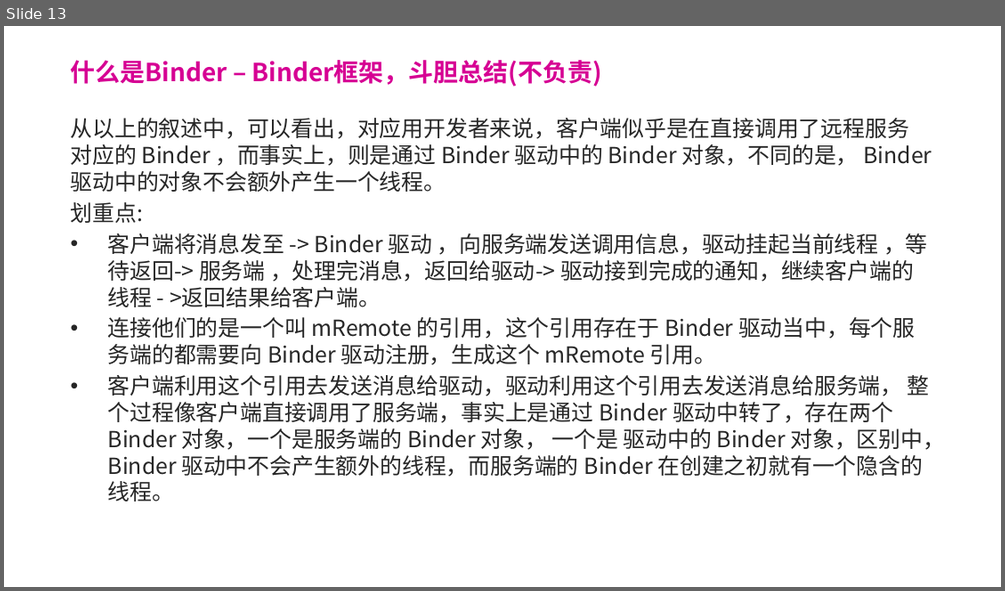
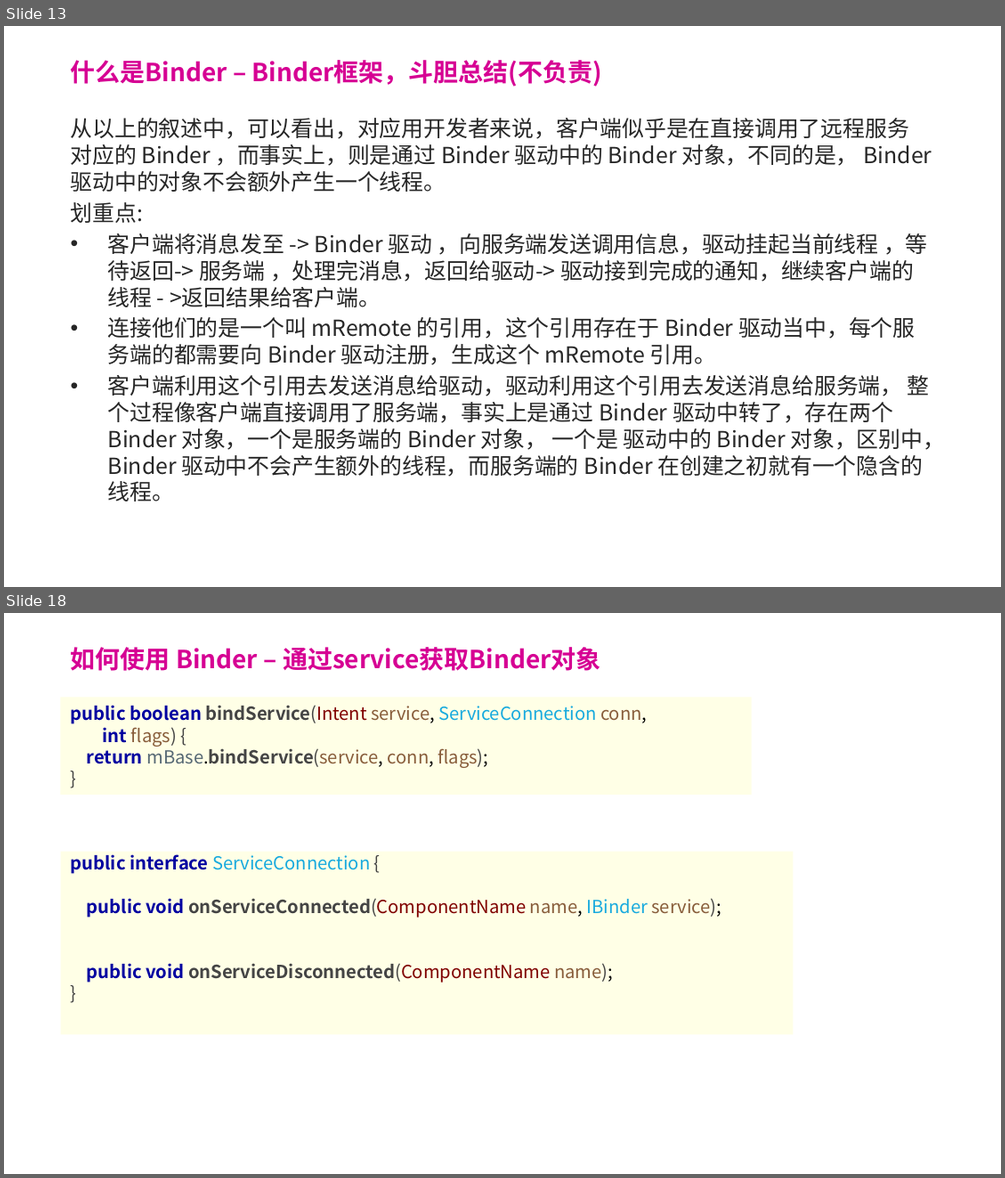
Before and after one commit to forsail/Study, a slide deck: notes/binder/binder简介.pptx. Shown one above the other, each under a label of ours: slide 13 before the commit, slides 13 and 18 after it; the slides between them are not shown. The pictures are 1005x591 and 1005x1178 pixels, drawn with LibreOffice and Linux fonts; fonts in the diff are those of the drawing; background and template pictures are left out. Boxes give left, top, right and bottom in pixels: in the first picture for what was removed or moved away, otherwise in the second. Text is boxed around its words. In the diff, an @@ line names an element or a change of style, - is before the commit and + after.

Commit message:
[ binder  ]  ppt

```diff
--- a/notes/binder/binder简介.pptx
+++ b/notes/binder/binder简介.pptx
@@ slide 18 added at <box>4,613,1001,1174</box>, background picture (left out) @@
@@ title added at <box>71,647,601,671</box>, 18 pt, text #D60093, bold @@
+如何使用 Binder – 通过service获取Binder对象
@@ rectangle added at <box>61,697,752,795</box>, fill #FFFFE6, 13 pt, text #885D3B @@
+public boolean bindService(Intent service, ServiceConnection conn,
+int flags) {
+return mBase.bindService(service, conn, flags);
+}
@@ text added at <box>71,854,721,982</box>, 13 pt, text #444444, bold @@
+public interface ServiceConnection {
+public void onServiceConnected(ComponentName name, IBinder service);
+public void onServiceDisconnected(ComponentName name);
+}
```
Also in this commit, not shown: 1 slide changed, 6 other slides added, 2 slides removed.
